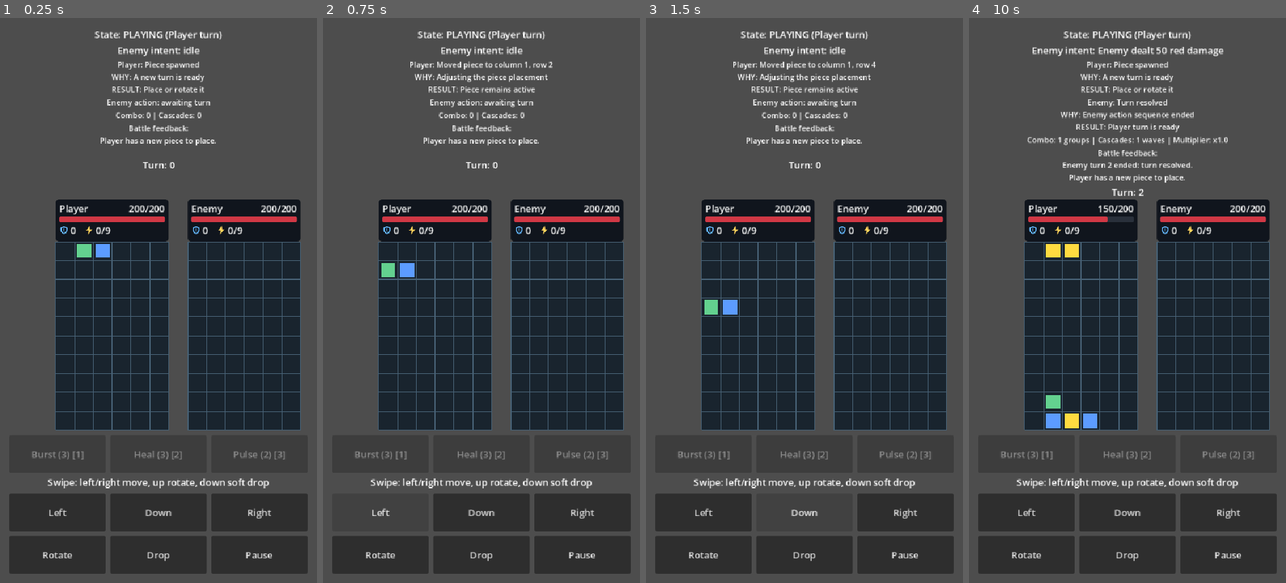
Above: before the commit, frames 1-4 (left to right).
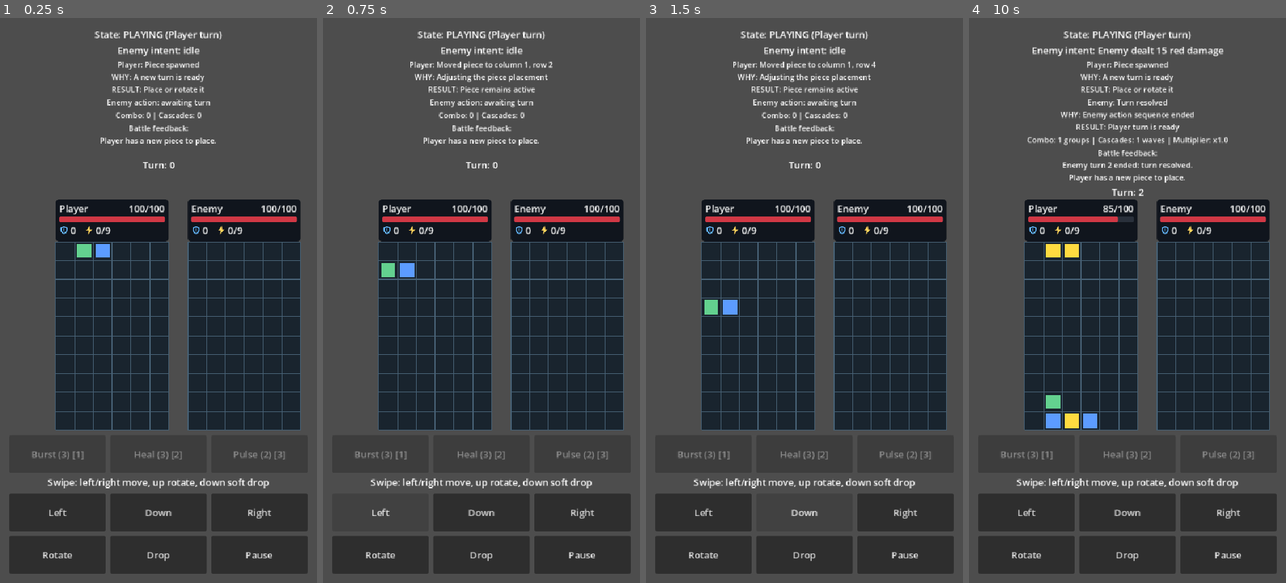
Above: after the commit, the same moments.

Repository: emarose/puzzle-fighter
Game: Godot game, scene res://scenes/main/Main.tscn
Two runs of this game, one before a commit and one after it. Both use one fixed random seed, a clock stepped at 60 frames per second and the inputs below.
Inputs (mouse positions are in pixels of both pictures, inside the frame that each line leads up to):
- Up to frame 1 (0.25 s): no input
- Up to frame 2 (0.75 s): click "Left" at 0.5 s
- Up to frame 3 (1.5 s): click "Down" at 1.25 s
- Up to frame 4 (10 s): click "Right" at 2 s; click "Rotate" at 2.75 s; click "Drop" at 3.5 s; click "Pause" at 4.25 s; click "Resume (P)" at 5 s; tap Enter at 5.75, 7.25 s; move the mouse to (1197, 272) at 5.77 s; hold Right 5.78-6.5 s; tap P at 5.85 s; click (1197, 272) at 5.92 s; tap Space at 6.02, 6.5, 8, 9.02 s; drag from (1064, 328) to (1111, 413) at 6.52 s; move the mouse to (1159, 176) at 7.27 s; hold Right 7.28-8 s; tap 1 at 7.35 s; drag from (1111, 413) to (1032, 215) at 8.02 s; move the mouse to (1222, 385) at 8.77 s; hold Left 8.78-9.5 s; tap 3 at 8.85 s; drag from (1032, 215) to (1079, 159) at 9.52 s

The runs differ from the first frame. In frame 1, less than 0.1% of the frame differs, in the area x 40-91%, y 33-35%; in frame 2, less than 0.1%; in frame 3, less than 0.1%; in frame 4, 0.2%, in the area x 40-91%, y 5-37%.

Commit message:
feat: minor hp adjustment

Diff:
--- a/resources/characters/default_player.tres
+++ b/resources/characters/default_player.tres
@@ -6,5 +6,5 @@
 script = ExtResource("1_character")
 id = "player"
 name = "Player"
-max_hp = 200
+max_hp = 100
 skill_ids = Array[String](["burst", "heal", "pulse"])
--- a/resources/enemies/default_enemy.tres
+++ b/resources/enemies/default_enemy.tres
@@ -8,4 +8,4 @@
 turn_pattern = ExtResource("2_pattern")
 id = "enemy"
 name = "Enemy"
-max_hp = 200
+max_hp = 100
--- a/scripts/combat/CombatState.gd
+++ b/scripts/combat/CombatState.gd
@@ -2,8 +2,8 @@
 extends Resource
 
 @export var actor_id: String = ""
-@export var max_hp: int = 200
-@export var current_hp: int = 200
+@export var max_hp: int = 100
+@export var current_hp: int = 100
 
 func _init(p_actor_id: String = "actor", p_max_hp: int = 100, p_current_hp: int = -1) -> void:
 	actor_id = p_actor_id
--- a/scripts/core/definitions/CombatTuning.gd
+++ b/scripts/core/definitions/CombatTuning.gd
@@ -2,7 +2,7 @@
 extends Resource
 
 @export_range(0, 99, 1) var max_energy: int = 9
-@export_range(0, 10000, 1) var damage_floor: int = 50
+@export_range(0, 10000, 1) var damage_floor: int = 15
 @export_range(0, 1000, 1) var cascade_bonus_per_extra_wave: int = 2
 @export_range(0.0, 10.0, 0.05) var combo_step_per_extra_wave: float = 0.5
 @export var color_definitions: Array = []
--- a/tests/CombatData_test.gd
+++ b/tests/CombatData_test.gd
@@ -12,7 +12,7 @@
 	assert(player.skill_ids == ["burst", "heal", "pulse"])
 	assert(enemy.max_hp == 200)
 	assert(enemy.turn_pattern.color_sequence.size() == 8)
-	assert(tuning.damage_floor == 50)
+	assert(tuning.damage_floor == 15)
 	assert(tuning.max_energy == 9)
 	assert(tuning.color_definitions.size() == 4)
 	assert(tuning.get_color_palette().size() == 4)
